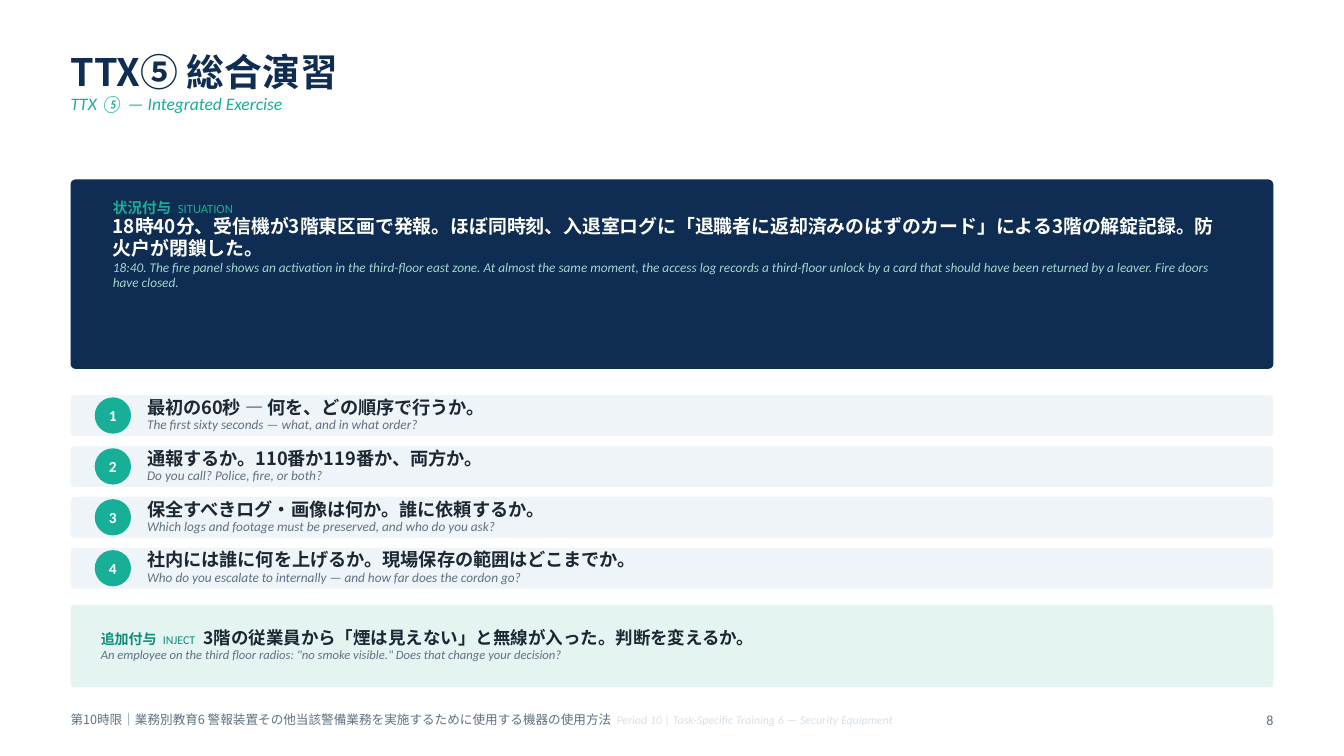
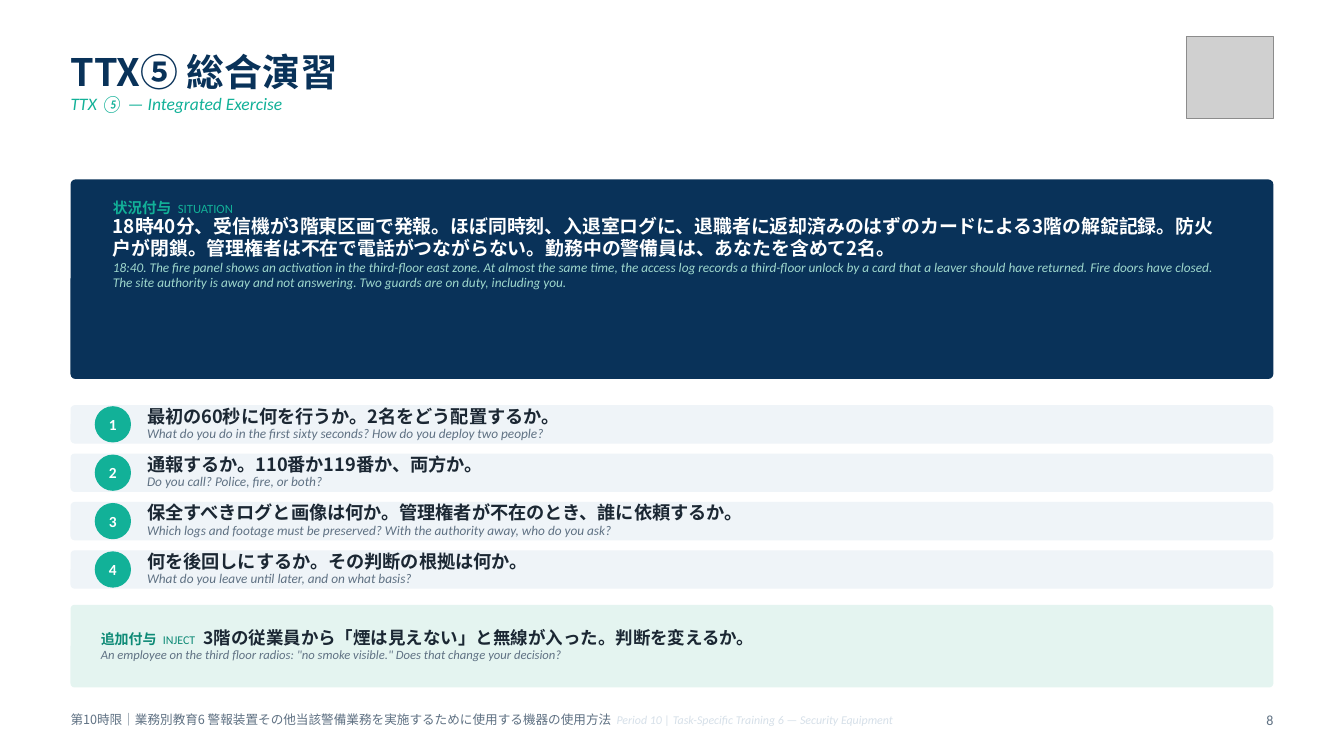
Before and after one commit to hrsmhiroshi-cpu/Training-, a slide deck: slide 8 of decks/06_10限_機器と総括.pptx. Drawn at 1344x756 pixels with LibreOffice and Linux fonts; fonts in the diff are those of the drawing; grey boxes stand for pictures. Boxes give left, top, right and bottom in pixels: in the first picture for what was removed or moved away, otherwise in the second. Text is boxed around its words. In the diff, an @@ line names an element or a change of style, - is before the commit and + after.

```diff
--- a/decks/06_10限_機器と総括.pptx
+++ b/decks/06_10限_機器と総括.pptx
@@ picture added at (x1=1187, y1=36, x2=1273, y2=118) @@
@@ rounded rectangle resized from (x1=71, y1=179, x2=1273, y2=369) to (x1=71, y1=179, x2=1273, y2=379) @@
@@ rounded rectangle at (x1=71, y1=179, x2=1273, y2=379): fill #0F2D52 to #093259; proportions changed @@
@@ text at (x1=113, y1=217, x2=1213, y2=289): text changed @@
-18時40分、受信機が3階東区画で発報。ほぼ同時刻、入退室ログに「退職者に返却済みのはずのカード」による3階の解錠記録。防火戸が閉鎖した。
-18:40. The fire panel shows an activation in the third-floor east zone. At almost the same moment, the access log records a third-floor unlock by a card that should have been returned by a leaver. Fire doors have closed.
+18時40分、受信機が3階東区画で発報。ほぼ同時刻、入退室ログに、退職者に返却済みのはずのカードによる3階の解錠記録。防火戸が閉鎖。管理権者は不在で電話がつながらない。勤務中の警備員は、あなたを含めて2名。
+18:40. The fire panel shows an activation in the third-floor east zone. At almost the same time, the access log records a third-floor unlock by a card that a leaver should have returned. Fire doors have closed. The site authority is away and not answering. Two guards are on duty, including you.
@@ proportions changed in 4 elements at (x1=71, y1=551, x2=1273, y2=589), (x1=71, y1=502, x2=1273, y2=540), (x1=71, y1=454, x2=1273, y2=492), (x1=71, y1=405, x2=1273, y2=444) @@
@@ 2 rounded rectangles, 1 text, 1 ellipse moved together from (x1=71, y1=395, x2=1273, y2=487) to (x1=71, y1=405, x2=1273, y2=492) @@
@@ fill #17AF98 to #12B198 in 4 elements at (x1=95, y1=552, x2=131, y2=588), (x1=95, y1=503, x2=131, y2=539), (x1=95, y1=455, x2=131, y2=491), (x1=95, y1=406, x2=131, y2=443) @@
@@ text at (x1=147, y1=407, x2=559, y2=440): text changed @@
-最初の60秒 ― 何を、どの順序で行うか。
-The first sixty seconds — what, and in what order?
+最初の60秒に何を行うか。2名をどう配置するか。
+What do you do in the first sixty seconds? How do you deploy two people?
@@ 3 texts, 2 ellipses, 1 rounded rectangle moved together from (x1=71, y1=449, x2=1273, y2=538) to (x1=71, y1=455, x2=1273, y2=540) @@
@@ text at (x1=147, y1=503, x2=743, y2=537): text changed @@
-保全すべきログ・画像は何か。誰に依頼するか。
-Which logs and footage must be preserved, and who do you ask?
+保全すべきログと画像は何か。管理権者が不在のとき、誰に依頼するか。
+Which logs and footage must be preserved? With the authority away, who do you ask?
@@ rounded rectangle resized from (x1=71, y1=547, x2=1273, y2=589) to (x1=71, y1=551, x2=1273, y2=589) @@
@@ text at (x1=147, y1=552, x2=528, y2=585): text changed @@
-社内には誰に何を上げるか。現場保存の範囲はどこまでか。
-Who do you escalate to internally — and how far does the cordon go?
+何を後回しにするか。その判断の根拠は何か。
+What do you leave until later, and on what basis?
```
Also in this commit, not shown: 10 other slides changed, 16 other files.
